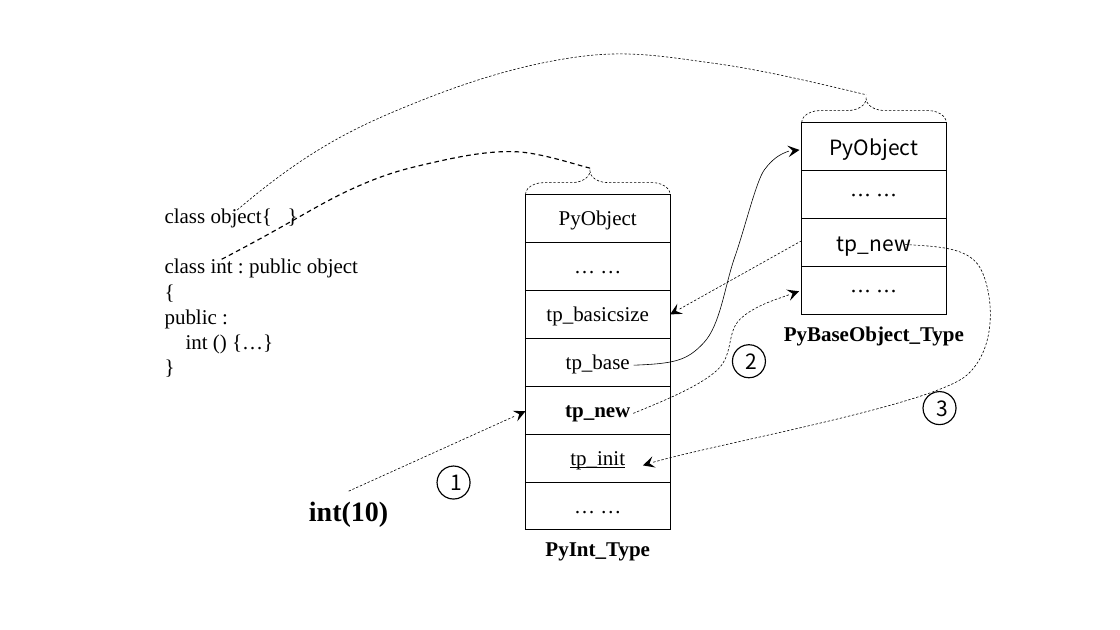
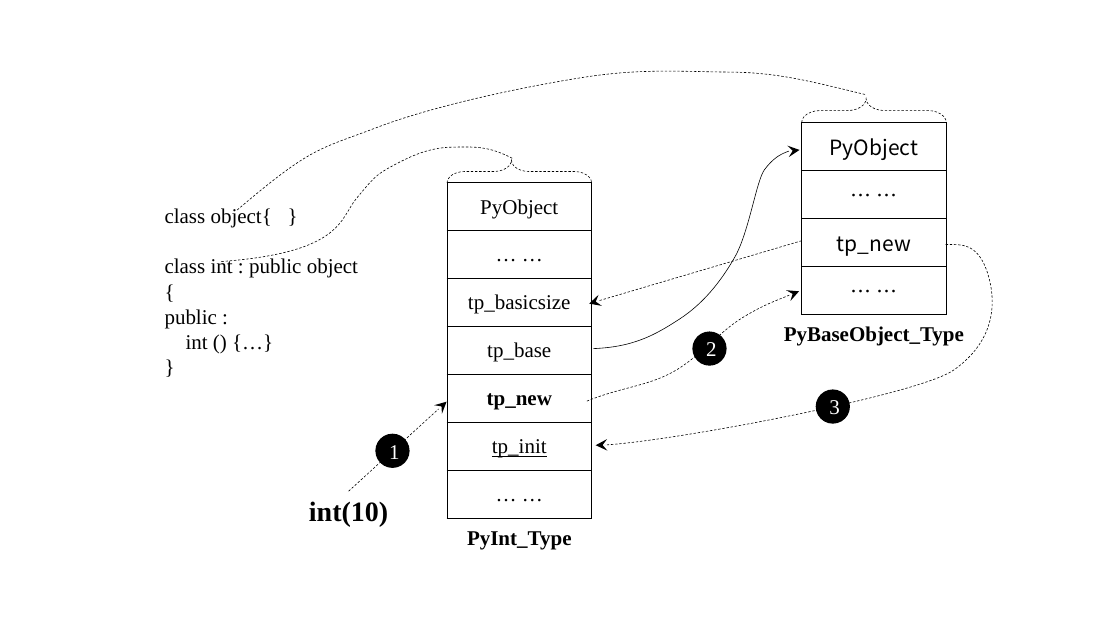
Before and after one commit to wonderly321/PythonLearningResourcceAndNote, a slide deck: slide 4 of test.pptx. Drawn at 1120x630 pixels with LibreOffice and Linux fonts; fonts in the diff are those of the drawing. Boxes give left, top, right and bottom in pixels: in the first picture for what was removed or moved away, otherwise in the second. Text is boxed around its words. In the diff, an @@ line names an element or a change of style, - is before the commit and + after.

Commit message:
up to 1.4

```diff
--- a/test.pptx
+++ b/test.pptx
@@ freeform shape: place and size @@
-freeform shape at (237, 54, 866, 210)
+freeform shape at (237, 71, 866, 210)
@@ freeform shape: place and size @@
-freeform shape at (222, 152, 591, 260)
+freeform shape at (222, 147, 513, 261)
@@ freeform shape at (222, 147, 513, 261): outline #000000 1 pt dashed to #000000 0.5 pt dashed @@
@@ 1 text, 1 table, 1 left brace: place and size @@
-1 text, 1 table, 1 left brace at (526, 171, 670, 561)
+1 text, 1 table, 1 left brace at (447, 160, 592, 550)
@@ freeform shape: place and size @@
-freeform shape at (634, 150, 799, 365)
+freeform shape at (594, 150, 800, 349)
@@ arrow moved from (802, 241) - (670, 314) to (802, 241) - (589, 303) @@
@@ freeform shape: place and size @@
-freeform shape at (643, 245, 991, 465)
+freeform shape at (596, 245, 992, 445)
@@ freeform shape: place and size @@
-freeform shape at (634, 292, 799, 413)
+freeform shape at (587, 292, 800, 402)
@@ ellipse "2": place and size @@
-ellipse "2" at (733, 344, 765, 377)
+ellipse "2" at (693, 332, 726, 365)
@@ arrow moved from (349, 492) - (526, 412) to (349, 492) - (447, 402) @@
@@ ellipse "3": place and size @@
-ellipse "3" at (923, 392, 956, 424)
+ellipse "3" at (817, 390, 849, 423)
@@ font Noto Sans CJK SC to Times New Roman, text colour #000000 to #FFFFFF; fill #FFFFFF to #000000 in 3 elements at (693, 332, 726, 365), (817, 390, 849, 423), (376, 434, 409, 467) @@
@@ ellipse "1": place and size @@
-ellipse "1" at (437, 466, 470, 499)
+ellipse "1" at (376, 434, 409, 467)
```
Also in this commit, not shown: 2 slides added.
